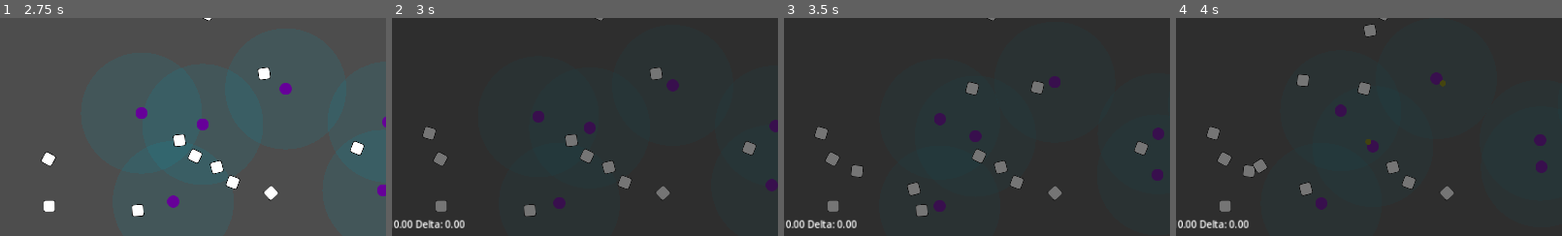
Above: before the commit, frames 1-4 (left to right).
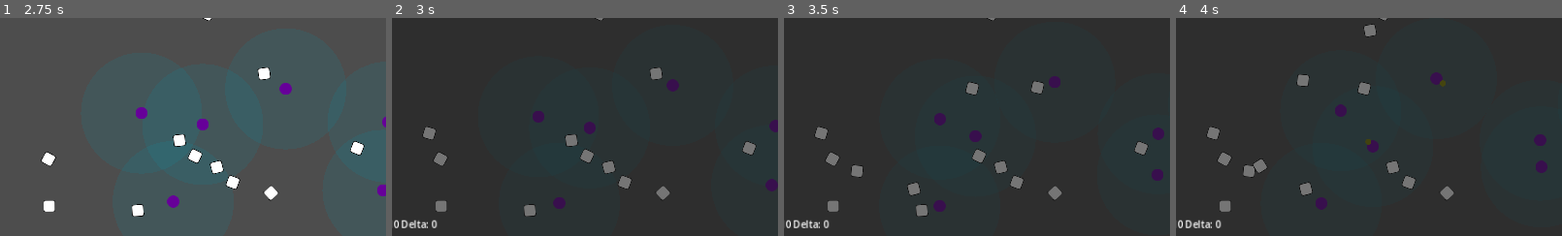
Above: after the commit, the same moments.

Repository: wivest/Natural-Selection
Game: Godot game, scene res://main.tscn
Two runs of this game, one before a commit and one after it. Both use one fixed random seed, a clock stepped at 60 frames per second and the inputs below.
Inputs:
- Up to frame 1 (2.75 s): click "Restart" at 0.5 s; click "Restart" at 1.25 s; click "Restart" at 2 s
- Up to frame 2 (3 s): click "Statistics" at 2.75 s
- Up to frame 3 (3.5 s): no input
- Up to frame 4 (4 s): click "Current" at 3.5 s
The pictures show only the part of the screen within x 7-57%, y 40-90%; the shares and areas given below are measured in that part.

Frame 1 is identical in both runs. In frame 2, 0.4% of the frame differs, in the area x 2-19%, y 92-97%; in frame 3, 0.4%; in frame 4, 0.4%.

Commit message:
fix: round counter to integer

Diff:
--- a/ui/tabs/statistics/population/chart.tscn
+++ b/ui/tabs/statistics/population/chart.tscn
@@ -23,3 +23,4 @@
 [node name="Parameters" parent="." instance=ExtResource("2_b3h4i")]
 layout_mode = 2
 getter = SubResource("Resource_i53ly")
+padding = 0
